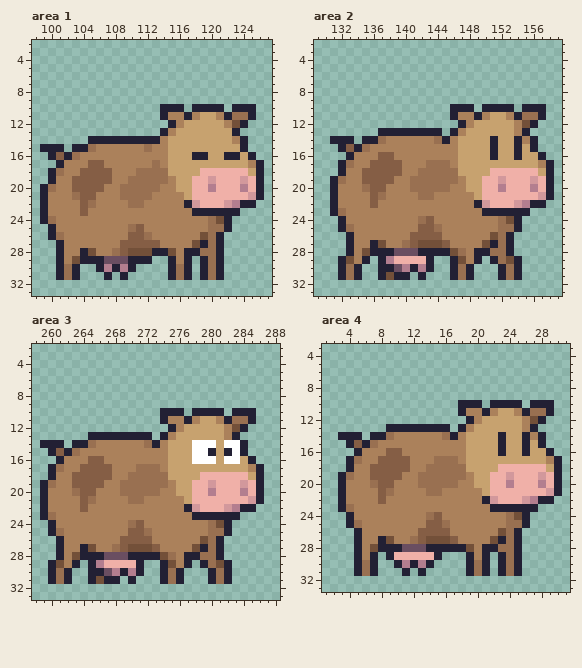
Two versions of one pixel-art file, gfx/misc.aseprite. The picture above is the old version.
1024x576 pixels, 1 frame. Colours within 5 levels of each other are drawn and written as one. Shown: area 1: x 98..127, y 2..33; area 2: x 129..159, y 2..33; area 3: x 258..288, y 2..33; area 4: x 1..31, y 3..33. The commit also changed other parts of the picture, which this record leaves out.
And afterwards:
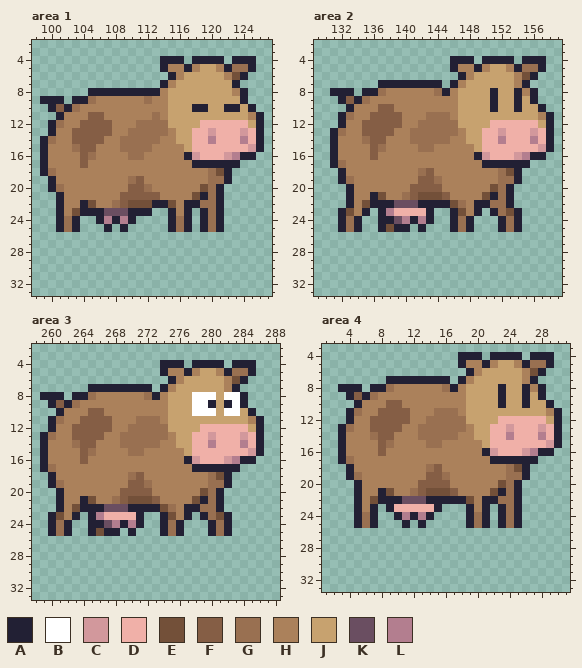
Palette (. is transparent): A #222034  B #ffffff  C #d2989c  D #f0b0a8  E #735039  F #855e45  G #997051  H #ab815b  J #c7a26f  K #6a4e61  L #b37e8f
What changed:
Changed rows in their new state; - is an unchanged pixel.
Area 1:
first column x 99:
 4 ---------------AAA-AAAA-AAA-
 5 ---------------AHHAHJJHAGGA-
 6 ----------------AHJJJJJHEA--
 7 ---------------AHJJJJJJJA---
 8 ------AAAAAAAAAHJJJJJJJJHA--
 9 AAA-AAGHHHHHHGHHJJJJJJJJJA--
10 -AFAGHHHHHHHHHHHJJJ--JJA-J--
11 --AHHHFFHHHHHHGHJJJJ--JJJJHA
12 -AGHHFFFFHHHGGGGJJ--DDDDDDJA
13 -AHHFFFFFHHGGGGG---DDCDDDCDA
14 AGHHFFFFHHGGGGG-H--DDLDDDLDA
15 -HHHGFF---GGG---HH-DDDDDDDCA
16 AHHHHFG----GG---HHACDDDCLA--
17 AHH--FHH------H-HHHAAAAAA...
18 AGH--HHHH---HHHHHHHHHGEA....
19 ----HHHHH---FHHH-HHHHGGA....
20 .AG-HHHH--HFF-H--HHHEGA.....
21 ..A-HHH---FFFFF---HEAGA.....
22 ..A--AE--GFEEEAAE--AGGA....-
23 ..A-EAAAKKKAAA..A-A.-G-..---
24 ..AGA..ALALA....AGA.A-A.----
25 -.AGA...A.A.....AGA.A-A.----
26 -......................-----
27 --.....................-----
28 --.....................-----
29 --............--...-...-----
30 --...--.....----...-...-----
31 --...---.-.-----...-...-----
Area 2:
first column x 131:
 4 ---------------AAA-AAAA-AAA-
 5 ---------------AHHAHJJHAGGA-
 6 ----------------AHJJJJJHEA--
 7 ------AAAAAAAA-AHJJJJJJHA---
 8 AAA-AAGHHHHHHGAHJJJJAJJAHA--
 9 -AFAGHHHHHHHHHHHJJJJAJJAJA--
10 --AHHHFFHHHHHHHHJJJJ-JJAJJ--
11 -AGHHFFFFHHHGGGHJJJJ--JJJJHA
12 -AHHFFFFFHHGGGGGJJ--DDDDDDJA
13 AGHHFFFFHHGGGGGG---DDCDDDCDA
14 -HHHGFF---GGG-G-H--DDLDDDLDA
15 AHHHHFG----GG---HH-DDDDDDDCA
16 AHH--FHH--------HHACDDDCLA--
17 AGH--HHHH---HHH-HHHAAAAAA...
18 ----HHHHH---FHHHHHHHHGEA....
19 .AG-HHHH--HFF-HH-HHHHGGA....
20 ..A-HHH---FFFFH--HHHEGA.....
21 ..A--AE--GFEEEF---HEAGA.....
22 ..A-EAAAKKKAAAAEG--AGGA....-
23 .AE-A.ALDDDDA..AE-A.-GE-.---
24 --GA..AAKLALA..AGA...AG-----
25 ---A..AEAA.A...AGA...A------
26 --.....................-----
27 --.....................-----
28 --.....................-----
29 -....-.......--....-....----
30 -...--.......--...---...----
31 -...--....-.---...---...----
Area 3:
first column x 259:
 4 ---------------AAA-AAAA-AAA-
 5 ---------------AHHAHJJHAGGA-
 6 ----------------AHJJJJJHEA--
 7 ------AAAAAAAA-AHJJJJJJHA---
 8 AAA-AAGHHHHHHGAHJJJBBBJBBA--
 9 -AFAGHHHHHHHHHHHJJJBBAJABA--
10 --AHHHFFHHHHHHHHJJJBBBJBBJ--
11 -AGHHFFFFHHHGGGHJJJJ--JJJJHA
12 -AHHFFFFFHHGGGGGJJ--DDDDDDJA
13 AGHHFFFFHHGGGGGG---DDCDDDCDA
14 -HHHGFF---GGG-G-H--DDLDDDLDA
15 AHHHHFG----GG---HH-DDDDDDDCA
16 AHH--FHH--------HHACDDDCLA--
17 AGH--HHHH---HHH-HHHAAAAAA...
18 ----HHHHH---FHHHHHHHHGEA....
19 .AG-HHHH--HFF-HH-HHHHGGA....
20 ..A-HHH---FFFFH--HHHEGA.....
21 ..A--AE--GFEEEF---HEAGA.....
22 ..A-EAAAKKKAAAAEG--AGGA....-
23 .AE-A.ALDDDDA..AE-A.-GE-.---
24 --GA..AAKLALA..AGA...AG-----
25 ---A..AEAA.A...AGA...A------
26 --.....................-----
27 --.....................-----
28 --.....................-----
29 -....-.......--....-....----
30 -...--.......--...---...----
31 -...--....-.---...---...----
Area 4:
first column x 3:
 4 ---------------AAA-AAAA-AAA-
 5 ---------------AHHAHJJHAGGA-
 6 ----------------AHJJJJJHEA--
 7 ------AAAAAAAA-AHJJJJJJHA---
 8 AAA-AAGHHHHHHGAHJJJJAJJAHA--
 9 -AFAGHHHHHHHHHHHJJJJAJJAJA--
10 --AHHHFFHHHHHHHHJJJJ-JJAJJ--
11 -AGHHFFFFHHHGGGHJJJJ--JJJJHA
12 -AHHFFFFFHHGGGGGJJ--DDDDDDJA
13 AGHHFFFFHHGGGGGG---DDCDDDCDA
14 -HHHGFF---GGG-G-H--DDLDDDLDA
15 AHHHHFG----GG---HH-DDDDDDDCA
16 AHH--FHH--------HHACDDDCLA--
17 AGH--HHHH---HHH-HHHAAAAAA...
18 ----HHHHH---FHHHHHHHHGEA....
19 .AG-HHHH--HFF-HH-HHHHGGA....
20 ..A-HHH---FFFFH--HHHEGA.....
21 ..A--AE--GFEEEF---HEAGA.....
22 ..A-EAAAKKKAAAAAE--AGGA....-
23 ..A-A.ADDDDDA...A-A.-G-..---
24 -.AGA..ALALA....AGA.A-A.----
25 -.AGA...A.A.....AGA.A-A.----
26 --.....................-----
27 --.....................-----
28 --.....................-----
29 --...-.......---...-...-----
30 --...--.....----...-...-----
31 --...---.-.-----...-...-----
